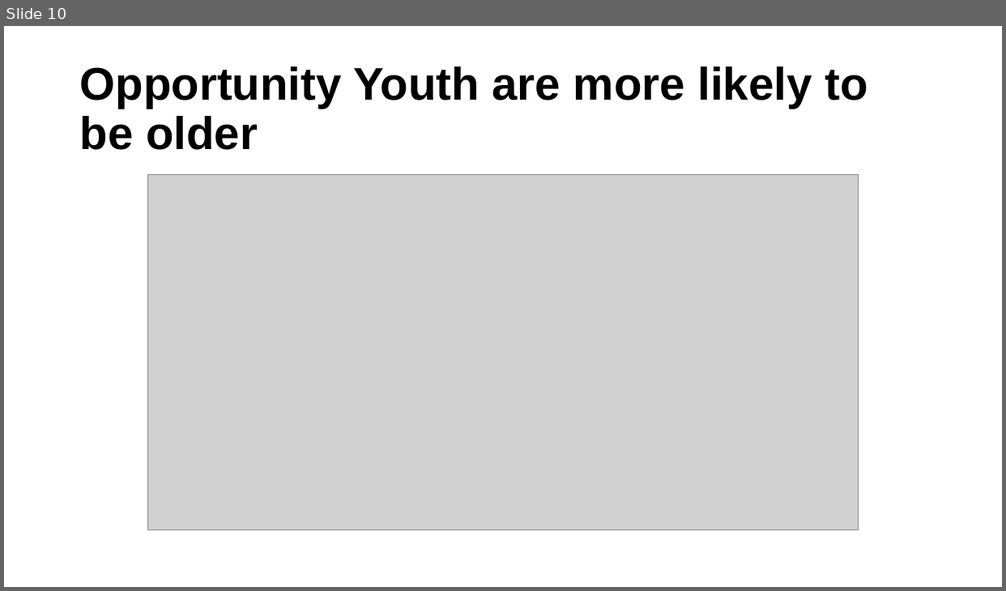
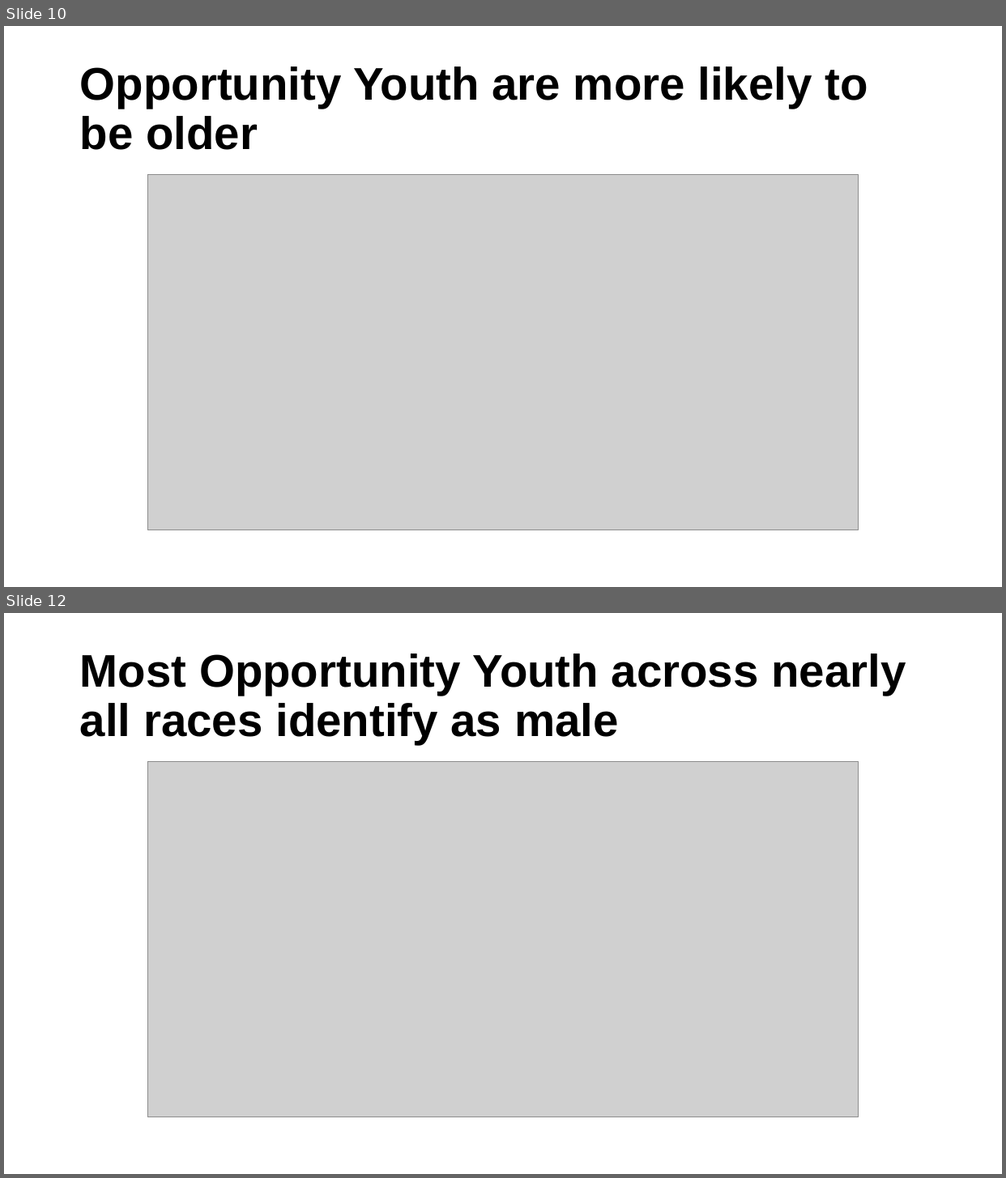
Before and after one commit to ucdiegorubi/oy_census_analysis, a slide deck: create_powerpoint/demographic_estimates.pptx. Shown one above the other, each under a label of ours: slide 10 before the commit, slides 10 and 12 after it; the slides between them are not shown. The pictures are 1006x591 and 1006x1178 pixels, drawn with LibreOffice and Linux fonts; fonts in the diff are those of the drawing; grey boxes stand for pictures; background and template pictures are left out. Boxes give left, top, right and bottom in pixels: in the first picture for what was removed or moved away, otherwise in the second. Text is boxed around its words. In the diff, an @@ line names an element or a change of style, - is before the commit and + after.

```diff
--- a/create_powerpoint/demographic_estimates.pptx
+++ b/create_powerpoint/demographic_estimates.pptx
@@ slide 12 added at (x1=4, y1=613, x2=1002, y2=1174), background #FFFFFF @@
@@ title added at (x1=80, y1=653, x2=906, y2=745), 44 pt, text #000000, bold @@
+Most Opportunity Youth across nearly all races identify as male
@@ picture added at (x1=147, y1=762, x2=859, y2=1118) @@
```
Also in this commit, not shown: 1 slide changed, 2 other slides added, 4 slides removed, 4 other files.
